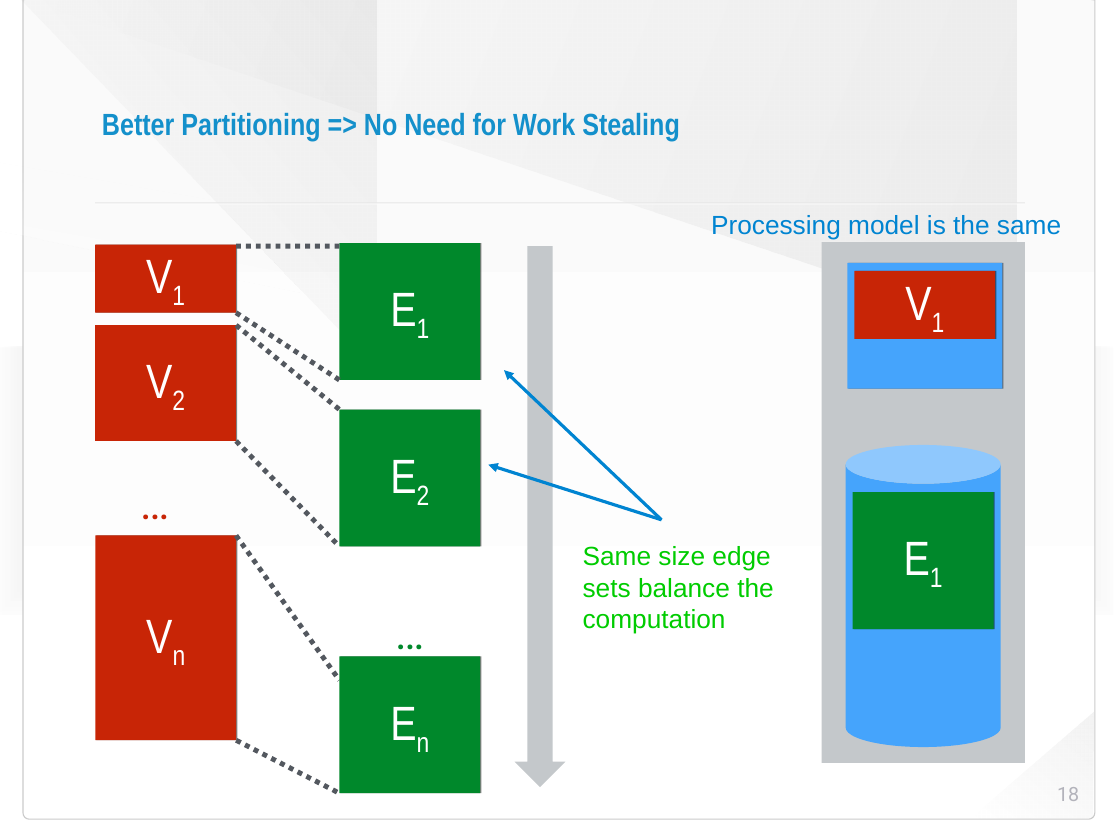
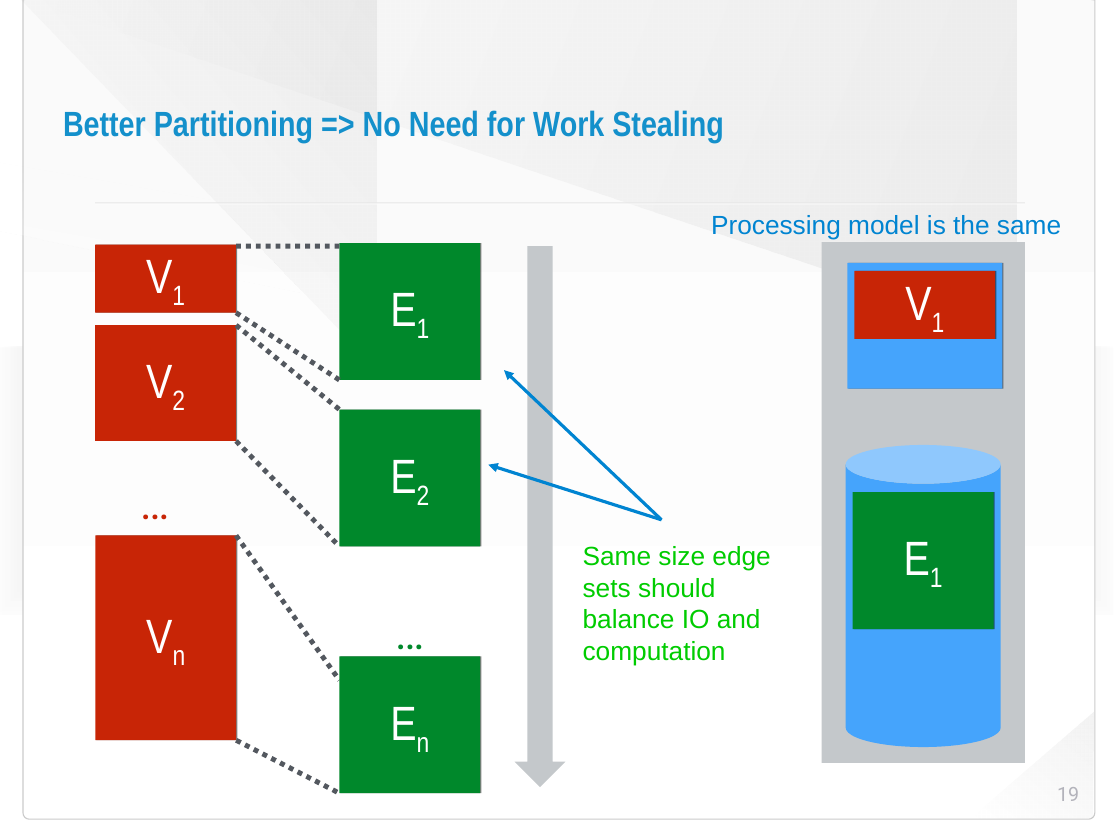
Before and after one commit to HaprianVlad/chaos, a slide deck: slide 19 of presentation.odp (slide 18 before the commit). Drawn at 1120x840 pixels with LibreOffice and Linux fonts; fonts in the diff are those of the drawing; background and template pictures are left out. Boxes give left, top, right and bottom in pixels: in the first picture for what was removed or moved away, otherwise in the second. Text is boxed around its words. In the diff, an @@ line names an element or a change of style, - is before the commit and + after.

```diff
--- a/presentation.odp
+++ b/presentation.odp
@@ title "Better Partitioning => No Need ...": place and size @@
-title "Better Partitioning => No Need ..." at bbox=[102, 112, 680, 141]
+title "Better Partitioning => No Need ..." at bbox=[63, 110, 724, 143]
@@ title "Better Partitioning => No Need ..." at bbox=[63, 110, 724, 143]: size 28 to 32 pt @@
@@ text at bbox=[583, 546, 770, 665]: text changed @@
-Same size edge sets balance the computation
+Same size edge sets should balance IO and computation
@@ page number at bbox=[1057, 787, 1079, 801]: text changed @@
-18
+19
```
Also in this commit, not shown: 31 other slides changed, 6 slides added, 1 slide removed, 4 other files.
